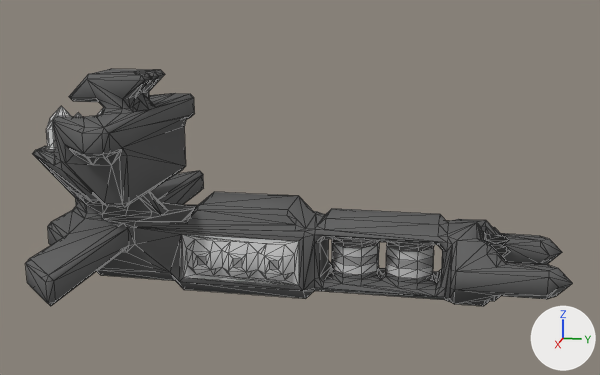
A saved change to the OBJ model src/jsMain/resources/meshes/fulkreykk-3-falk-class.obj.
Camera for both pictures: a 50 mm lens placed at (87.3, 18.7, 33.5), pointed at (-0.2, 1.2, 11.7). The axes (+X, +Y, +Z) are drawn at lower right. The lights are the same throughout. Mesh edges are drawn as thin lines. Where no turn or scale is listed for an object, it has been applied to the vertices.

In view in the first picture: 'fulkreykk-3-falk-class'.
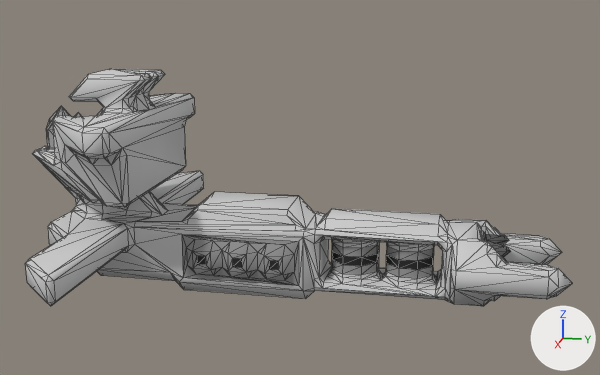
Boxes [x1, y1, x2, y2] around the edits, measured in the pictures (600 x 375 px; the box of a moved part takes in the faces that stretch with it):
part 1 of me_fulkreykk_3_falk_class, moved or reshaped: before [187, 210, 305, 251]; after [171, 239, 343, 288]
part 2 of me_fulkreykk_3_falk_class, moved or reshaped: before [547, 283, 573, 299]; after [503, 253, 561, 264]
part 3 of me_fulkreykk_3_falk_class, moved or reshaped: before [133, 97, 149, 111]; after [73, 207, 86, 213]
part 4 of me_fulkreykk_3_falk_class, surface changed: [26, 70, 562, 306] in both

What the commit changed:
me_fulkreykk_3_falk_class is used by ob_fulkreykk_3_falk_class; location (0.0, 0.0, 0.0).
me_fulkreykk_3_falk_class had 982 vertices, 1826 faces and spanned x -22.5..22.5, y -30.0..30.0, z 0.0..24.0.
me_fulkreykk_3_falk_class now has 982 vertices, 1827 faces and spans x -22.5..22.5, y -30.0..30.0, z 0.0..24.0.
me_fulkreykk_3_falk_class part 1: 5 vertices removed from x -5.0..5.0, y -12.0..5.5, z 0.5..9.0; 8 vertices added at x -5.0..3.0, y -12.0..6.0, z 0.5..9.0.
me_fulkreykk_3_falk_class part 2: 5 vertices removed from x -5.5..5.0, y 23.5..29.5, z 2.5..5.5; 3 vertices added at x -5.0..1.5, y 22.5..29.5, z 2.5..4.5.
me_fulkreykk_3_falk_class part 3: 3 vertices removed from x -4.0..1.0, y -26.0..-16.5, z 19.5..21.0; 2 vertices added at x -2.5..2.5, y -23.5, z 8.5.
me_fulkreykk_3_falk_class part 4: 1506 kept faces spanning x -22.5..22.5, y -30.0..30.0, z 0.0..24.0 get new texture (UV) coordinates.
